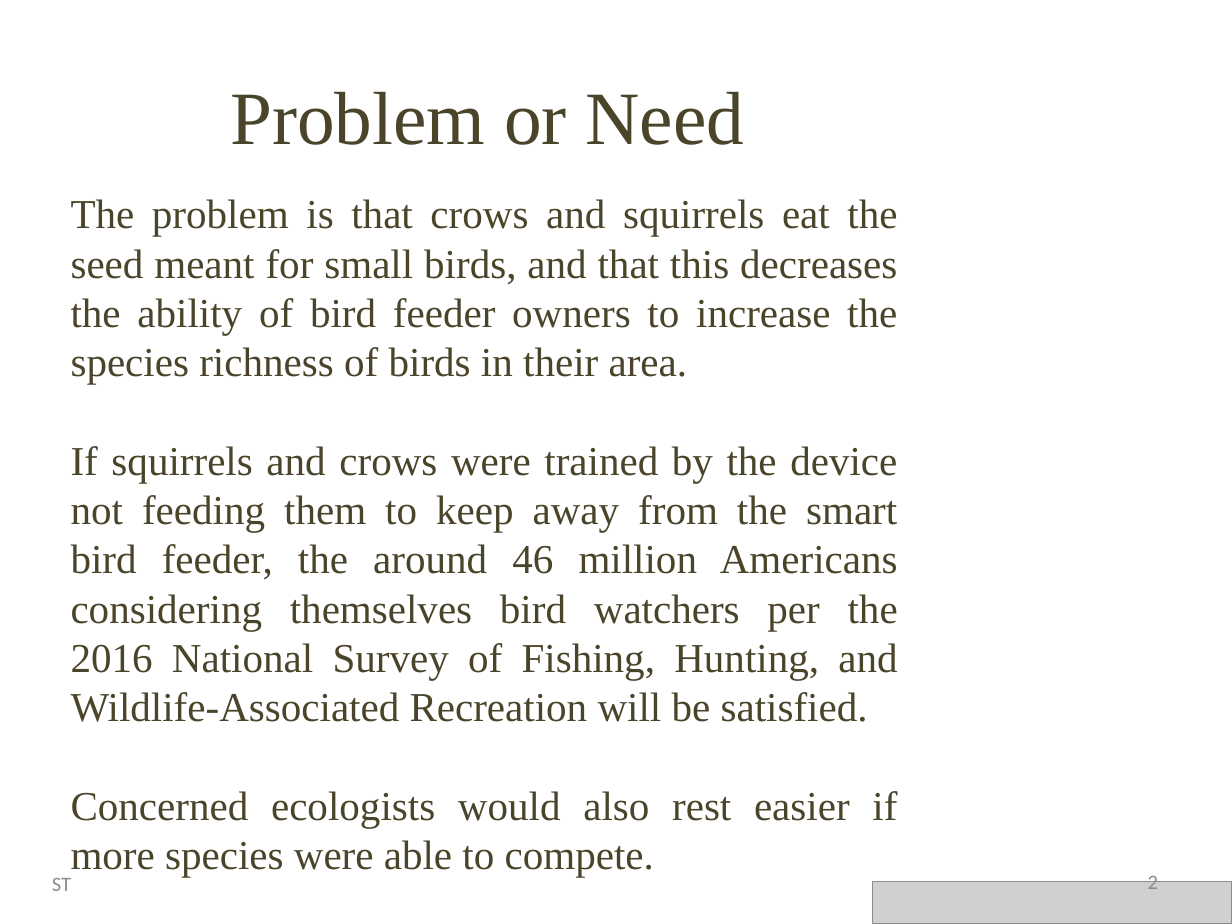
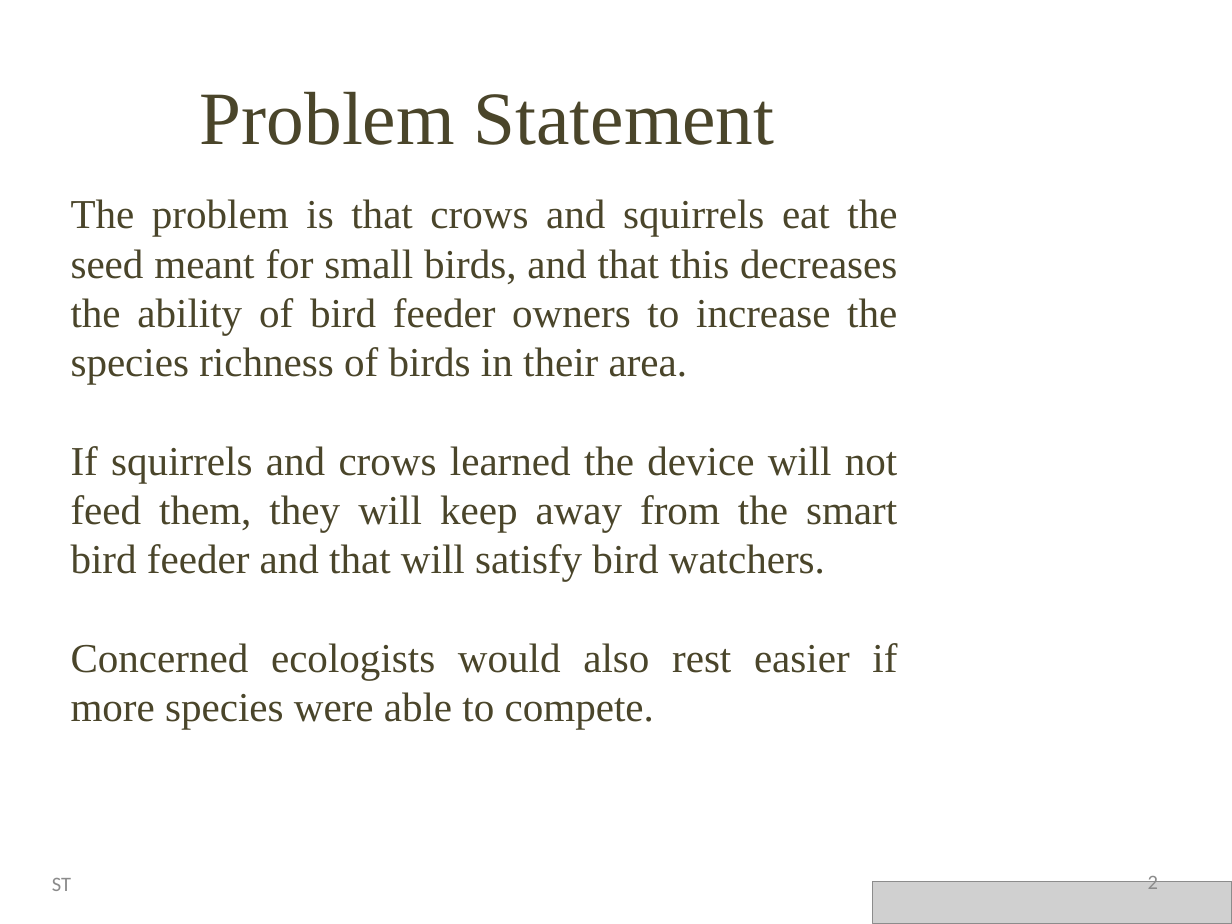
Before and after one commit to Stevie-Nicks-and-the-Xaybanha-Zhous/SelectiveBirdFeeder, a slide deck: slide 2 of Smart_Bird_Feeder_Presentation.pptx. Drawn at 1232x924 pixels with LibreOffice and Linux fonts; fonts in the diff are those of the drawing; grey boxes stand for pictures; background and template pictures are left out. Boxes give left, top, right and bottom in pixels: in the first picture for what was removed or moved away, otherwise in the second. Text is boxed around its words. In the diff, an @@ line names an element or a change of style, - is before the commit and + after.

```diff
--- a/Smart_Bird_Feeder_Presentation.pptx
+++ b/Smart_Bird_Feeder_Presentation.pptx
@@ title at <box>200,91,775,145</box>: text changed @@
-Problem or Need
+Problem Statement
@@ text at <box>71,446,897,581</box>: text changed @@
-If squirrels and crows were trained by the device not feeding them to keep away from the smart bird feeder, the around 46 million Americans considering themselves bird watchers per the 2016 National Survey of Fishing, Hunting, and Wildlife-Associated Recreation will be satisfied.
+If squirrels and crows learned the device will not feed them, they will keep away from the smart bird feeder and that will satisfy bird watchers.
```
Also in this commit, not shown: 3 other slides changed.
